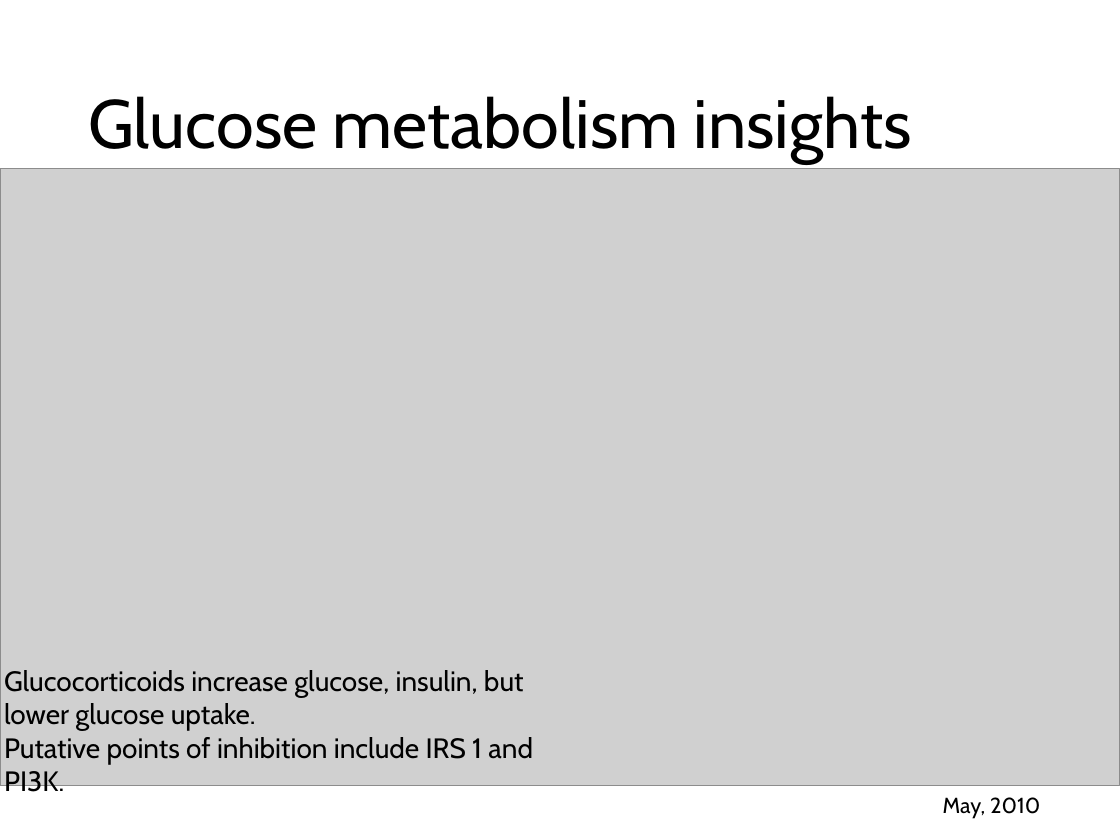
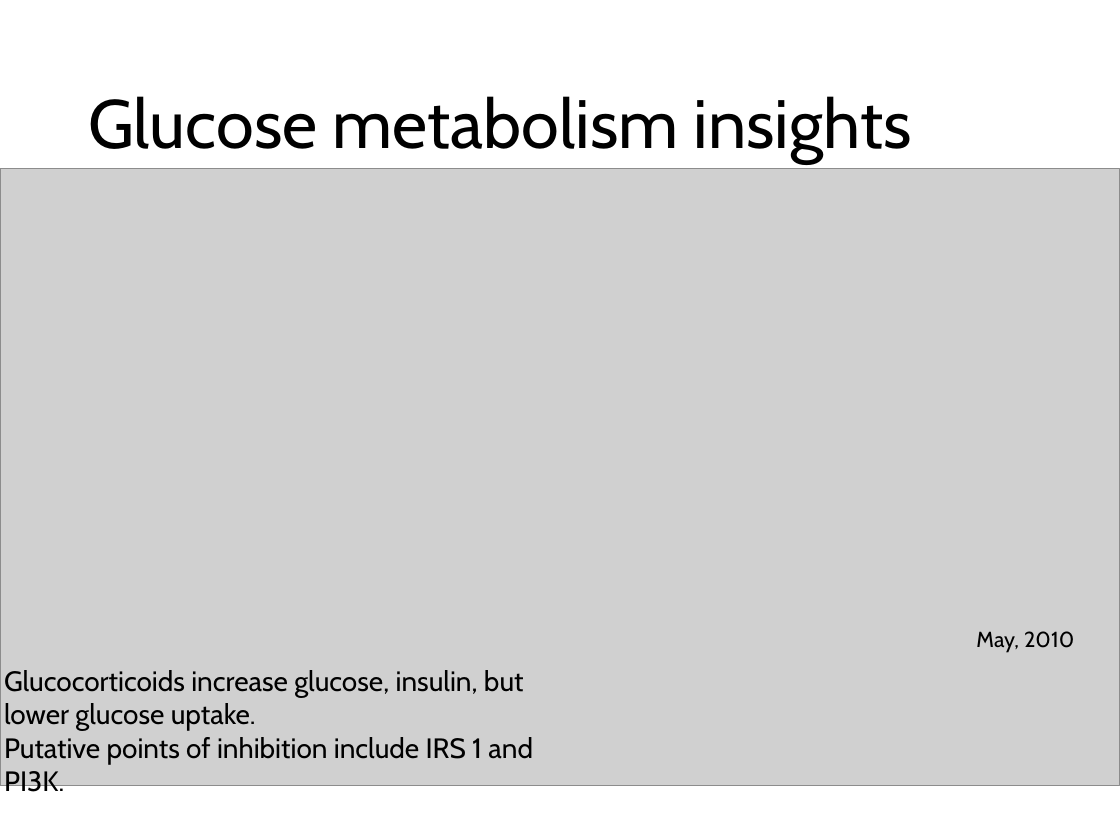
Before and after one commit to nvalexander/dissertation, a slide deck: slide 37 of defense.pptx. Drawn at 1120x840 pixels with LibreOffice and Linux fonts; fonts in the diff are those of the drawing; grey boxes stand for pictures. Boxes give left, top, right and bottom in pixels: in the first picture for what was removed or moved away, otherwise in the second. Text is boxed around its words. In the diff, an @@ line names an element or a change of style, - is before the commit and + after.

```diff
--- a/defense.pptx
+++ b/defense.pptx
@@ text "May, 2010" moved from (x1=943, y1=797, x2=1040, y2=818) to (x1=976, y1=631, x2=1074, y2=652) @@
```
Also in this commit, not shown: 3 other slides changed.
